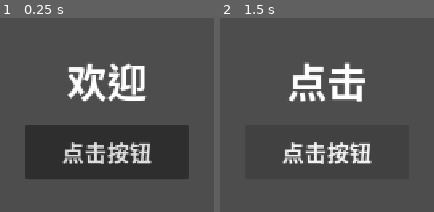
Above: before the commit, frames 1-2 (left to right).
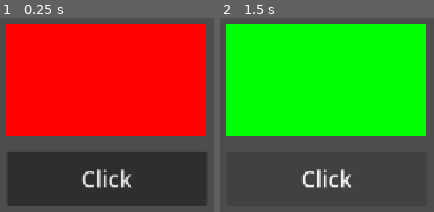
Above: after the commit, the same moments.

Repository: Tangoyzx/TraeRemoteGame
Game: Godot game, scene res://scenes/main.tscn
Two runs of this game, one before a commit and one after it. Both use one fixed random seed, a clock stepped at 60 frames per second and the inputs below.
Inputs:
- Up to frame 1 (0.25 s): no input
- Up to frame 2 (1.5 s): click "点击按钮" (after the commit: "Click") at 0.5 s; click "点击按钮" (after the commit: "Click") at 1.25 s

The runs differ from the first frame. In frame 1, 77% of the frame differs, in the area x 2-97%, y 3-97%; in frame 2, 58%.

Commit message:
Replace text label with color box interaction

Diff:
--- a/scenes/main.tscn
+++ b/scenes/main.tscn
@@ -23,14 +23,13 @@
 layout_mode = 2
 theme_override_constants/separation = 24
 
-[node name="MessageLabel" type="Label" parent="Center/VBox"]
+[node name="ColorBox" type="ColorRect" parent="Center/VBox"]
+custom_minimum_size = Vector2(320, 180)
 layout_mode = 2
-theme_override_font_sizes/font_size = 64
-text = "欢迎"
-horizontal_alignment = 1
+color = Color(1, 0, 0, 1)
 
 [node name="ClickButton" type="Button" parent="Center/VBox"]
 custom_minimum_size = Vector2(260, 88)
 layout_mode = 2
 theme_override_font_sizes/font_size = 36
-text = "点击按钮"
+text = "Click"
--- a/scripts/main.gd
+++ b/scripts/main.gd
@@ -1,23 +1,23 @@
 extends Control
 
-const WELCOME_TEXT := "欢迎"
-const CLICKED_TEXT := "点击"
+const IDLE_COLOR := Color(1.0, 0.0, 0.0, 1.0)
+const CLICKED_COLOR := Color(0.0, 1.0, 0.0, 1.0)
 const CLICK_DURATION_SECONDS := 2.0
 
-@onready var message_label: Label = $Center/VBox/MessageLabel
+@onready var color_box: ColorRect = $Center/VBox/ColorBox
 @onready var click_button: Button = $Center/VBox/ClickButton
 
 var _click_generation := 0
 
 func _ready() -> void:
-	message_label.text = WELCOME_TEXT
+	color_box.color = IDLE_COLOR
 	click_button.pressed.connect(_on_click_button_pressed)
 
 
 func _on_click_button_pressed() -> void:
 	_click_generation += 1
 	var generation := _click_generation
-	message_label.text = CLICKED_TEXT
+	color_box.color = CLICKED_COLOR
 	await get_tree().create_timer(CLICK_DURATION_SECONDS).timeout
 	if generation == _click_generation:
-		message_label.text = WELCOME_TEXT
+		color_box.color = IDLE_COLOR
